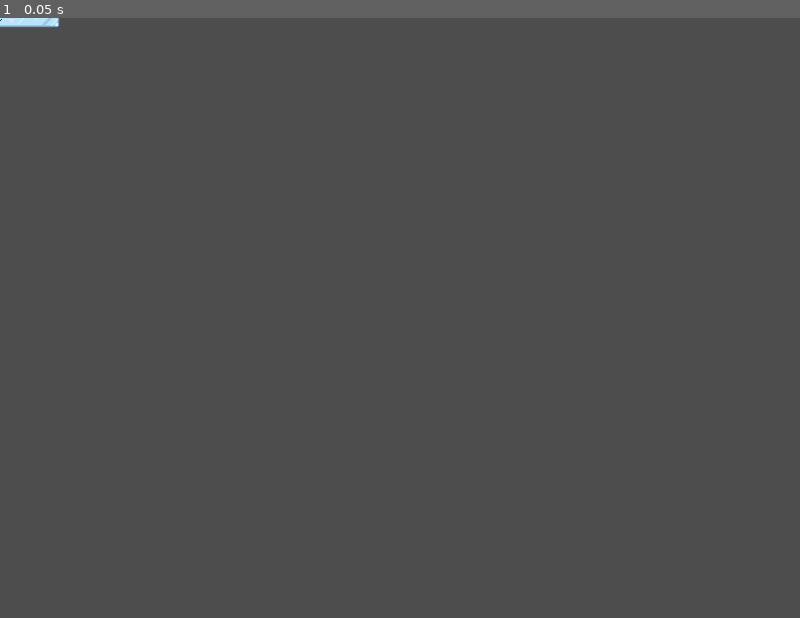
Above: before the commit, frame 1.
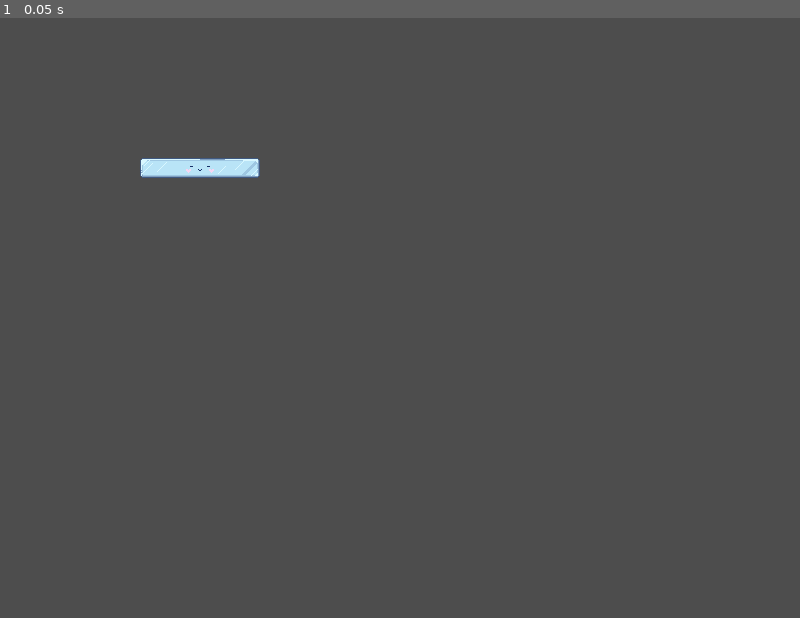
Above: after the commit, the same moment.

Repository: aysieelf/Snow-Break
Game: Godot game, scene res://levels/scenes/test_scene.tscn
Same seed, same stepped clock (60 frames per second), same inputs: the game is played once before the commit and once after it. The project has no main scene, so this scene is started directly.
Inputs:
- Up to frame 1 (0.05 s): no input

The runs differ from the first frame. In frame 1, 0.6% of the frame differs, in the area x 0-33%, y 0-27%.

Commit message:
add: window_scaler to test scene

Diff:
--- a/snow-break/levels/scenes/test_scene.tscn
+++ b/snow-break/levels/scenes/test_scene.tscn
@@ -1,18 +1,22 @@
-[gd_scene load_steps=5 format=3 uid="uid://c8qt3wnucs6of"]
+[gd_scene load_steps=6 format=3 uid="uid://c8qt3wnucs6of"]
 
+[ext_resource type="Script" path="res://core/managers/window_scaler.gd" id="1_eghef"]
 [ext_resource type="Texture2D" uid="uid://b85f6aigf2wvr" path="res://assets/sprites/paddle/paddle-base.png" id="1_qgrv8"]
 [ext_resource type="Texture2D" uid="uid://defqbxwpyle3b" path="res://assets/sprites/paddle/paddle-default-face.png" id="2_fdwar"]
 [ext_resource type="Texture2D" uid="uid://ddtlfic4b8wi4" path="res://assets/sprites/paddle/paddle-levelup-face.png" id="3_wnomx"]
 [ext_resource type="Texture2D" uid="uid://cewqwextwlbpp" path="res://assets/sprites/paddle/paddle-powerup-face.png" id="4_6yp6x"]
 
 [node name="TestScene" type="Node2D"]
+script = ExtResource("1_eghef")
 
 [node name="Paddle" type="Node2D" parent="."]
 
 [node name="Base" type="Sprite2D" parent="Paddle"]
+position = Vector2(200, 150)
 texture = ExtResource("1_qgrv8")
 
 [node name="DefaultFace" type="Sprite2D" parent="Paddle"]
+position = Vector2(200, 150)
 texture = ExtResource("2_fdwar")
 
 [node name="LevelupFace" type="Sprite2D" parent="Paddle"]
